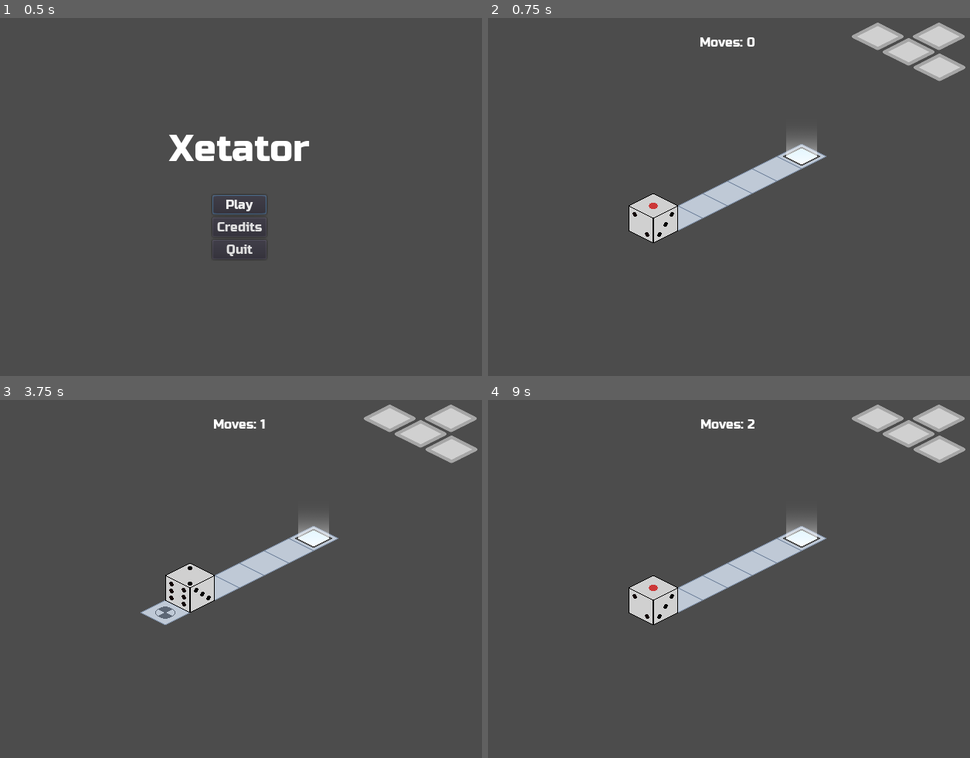
Above: before the commit, frames 1-4 (two rows, left to right).
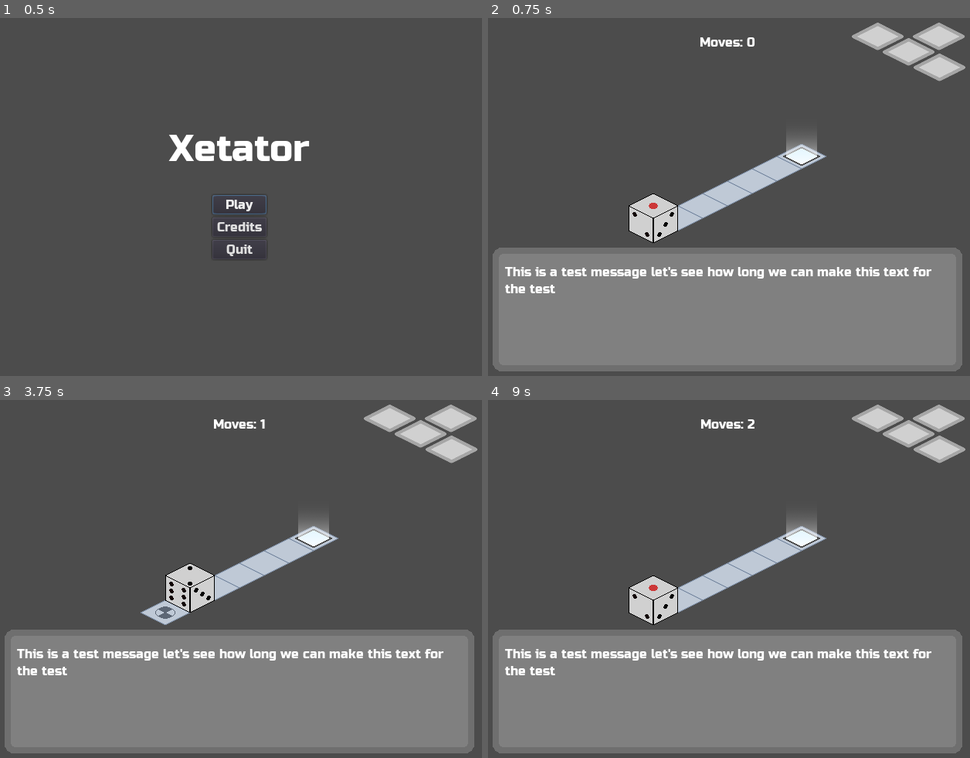
Above: after the commit, the same moments.

Repository: kdreese/gmtk-2022
Game: Godot game, scene res://src/states/Menu.tscn
Two runs of this game, one before a commit and one after it. Both use one fixed random seed, a clock stepped at 60 frames per second and the inputs below.
Inputs:
- Up to frame 1 (0.5 s): no input
- Up to frame 2 (0.75 s): click "Play" at 0.5 s
- Up to frame 3 (3.75 s): tap Enter at 1.25 s; hold D (move_right) 1.28-2.03 s; tap R (restart) at 2, 2.75, 3.5 s; hold S (move_back) 2.03-2.78 s; hold D (move_right) 2.78-3.53 s; hold W (move_forward) from 3.53 s (still down)
- Up to frame 4 (9 s): tap R (restart) at 4.25, 5 s; release W (move_forward) at 4.28 s; hold A (move_left) 4.28-5.78 s; hold S (move_back) 5.78-6.53 s; hold D (move_right) 6.53-7.28 s; hold W (move_forward) 7.28-8.03 s; hold D (move_right) 8.03-8.78 s; hold S (move_back) from 8.78 s (still down)

Frame 1 is identical in both runs. In frame 2, 34% of the frame differs, in the area x 0-99%, y 64-99%; in frame 3, 34%; in frame 4, 34%.

Commit message:
Added textbox to UI

Diff:
--- a/project.godot
+++ b/project.godot
@@ -58,7 +58,7 @@
 window/size/height=480
 window/dpi/allow_hidpi=true
 window/stretch/mode="2d"
-window/stretch/aspect="keep_width"
+window/stretch/aspect="keep_height"
 
 [gui]
 
--- a/src/states/Game.tscn
+++ b/src/states/Game.tscn
@@ -1,10 +1,11 @@
-[gd_scene load_steps=7 format=2]
+[gd_scene load_steps=8 format=2]
 
 [ext_resource path="res://src/states/Game.gd" type="Script" id=1]
 [ext_resource path="res://assets/ui/Russo_One.ttf" type="DynamicFontData" id=2]
 [ext_resource path="res://src/states/PauseMenu.gd" type="Script" id=3]
 [ext_resource path="res://assets/ui/legend.png" type="Texture" id=4]
 [ext_resource path="res://src/states/LevelComplete.gd" type="Script" id=5]
+[ext_resource path="res://assets/ui/textbox.png" type="Texture" id=6]
 
 [sub_resource type="DynamicFont" id=1]
 size = 32
@@ -12,6 +13,10 @@
 
 [node name="Game" type="Node2D"]
 script = ExtResource( 1 )
+
+[node name="Camera2D" type="Camera2D" parent="."]
+position = Vector2( 320, 240 )
+current = true
 
 [node name="UI" type="CanvasLayer" parent="."]
 
@@ -21,7 +26,7 @@
 margin_bottom = 49.0
 align = 1
 
-[node name="TextureRect" type="TextureRect" parent="UI"]
+[node name="Legend" type="TextureRect" parent="UI"]
 anchor_left = 1.0
 anchor_right = 1.0
 margin_left = -165.0
@@ -29,6 +34,28 @@
 margin_bottom = 250.0
 rect_scale = Vector2( 0.4, 0.4 )
 texture = ExtResource( 4 )
+
+[node name="Textbox" type="TextureRect" parent="UI"]
+self_modulate = Color( 1, 1, 1, 0.392157 )
+anchor_left = 0.5
+anchor_top = 1.0
+anchor_right = 0.5
+anchor_bottom = 1.0
+margin_left = -320.0
+margin_top = -180.0
+margin_right = 320.0
+texture = ExtResource( 6 )
+stretch_mode = 4
+
+[node name="MessageText" type="Label" parent="UI/Textbox"]
+anchor_right = 1.0
+anchor_bottom = 1.0
+margin_left = 32.0
+margin_top = 32.0
+margin_right = -32.0
+margin_bottom = -32.0
+text = "This is a test message let's see how long we can make this text for the test"
+autowrap = true
 
 [node name="PauseMenu" type="CanvasLayer" parent="."]
 pause_mode = 2
@@ -86,6 +113,7 @@
 script = ExtResource( 5 )
 
 [node name="ColorRect" type="ColorRect" parent="LevelComplete"]
+visible = false
 anchor_right = 1.0
 anchor_bottom = 1.0
 color = Color( 1, 1, 1, 0.235294 )
Binary file added: assets/ui/textbox.png
Not shown, added: assets/ui/textbox.png.import
